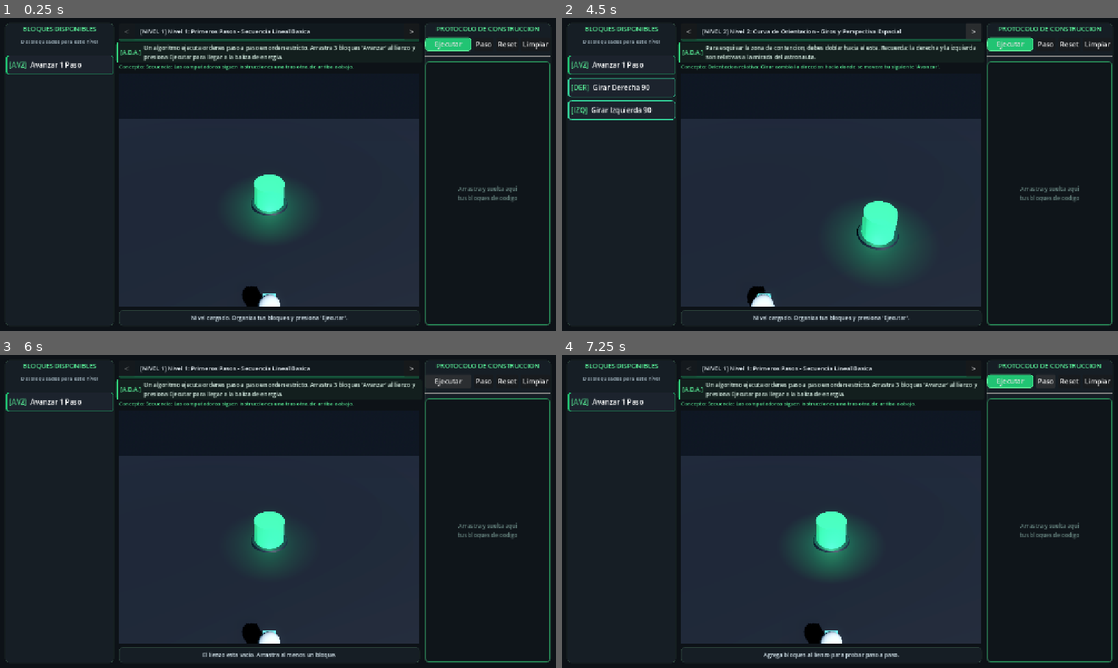
Above: before the commit, frames 1-4 (two rows, left to right).
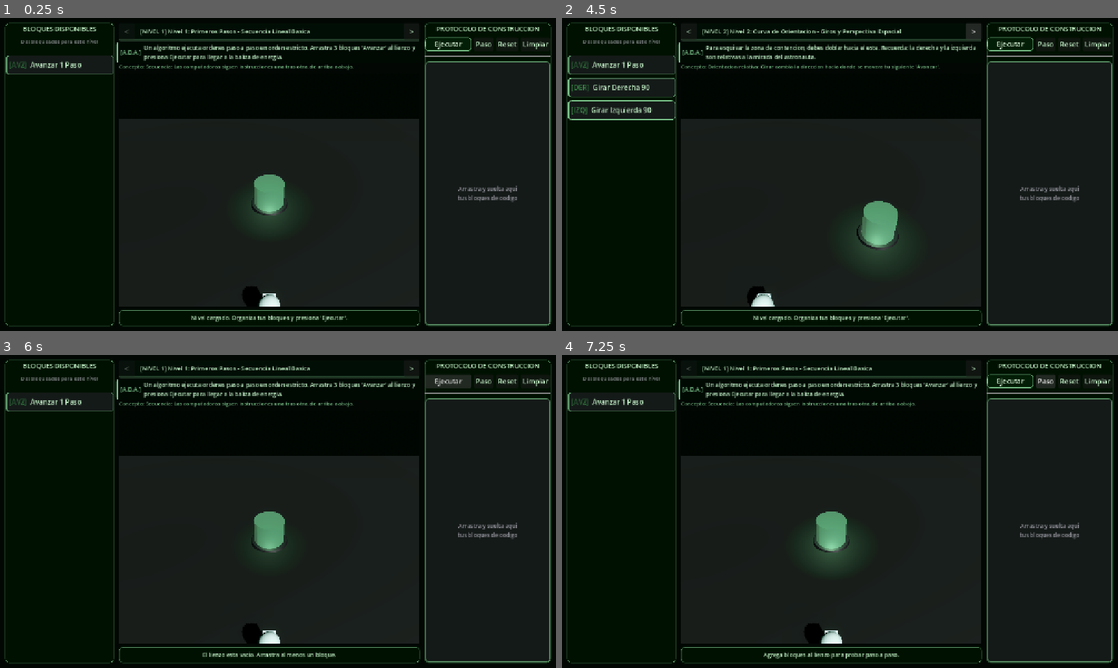
Above: after the commit, the same moments.

Repository: LeaGaj04/spido-code-0
Game: Godot game, scene res://escenas/principal.tscn
The game is run twice, just before and just after one commit, with the same random seed, the same clock (stepped at 60 frames per second) and the same inputs.
Inputs:
- Up to frame 1 (0.25 s): no input
- Up to frame 2 (4.5 s): click ">" at 0.5 s; click "<" at 1.25 s; click "Ejecutar" at 2 s; click "Paso" at 2.75 s; click "Limpiar" at 3.5 s; click ">" at 4.25 s
- Up to frame 3 (6 s): click "<" at 5 s; click "Ejecutar" at 5.75 s
- Up to frame 4 (7.25 s): click "Paso" at 6.5 s

The runs differ from the first frame. In frame 1, 69% of the frame differs, in the area x 1-99%, y 1-99%; in frame 2, 67%; in frame 3, 69%; in frame 4, 69%.

Commit message:
style: aplicar paleta exacta oficial de verdes y grises de SpidoCode

Diff:
--- a/escenas/astronauta_ingeniero.tscn
+++ b/escenas/astronauta_ingeniero.tscn
@@ -1,9 +1,9 @@
-[gd_scene format=3 uid="uid://b23gaa0as1001"]
+[gd_scene load_steps=12 format=3 uid="uid://b23gaa0as1001"]
 
 [ext_resource type="Script" path="res://scripts/astronauta_ingeniero.gd" id="1_script"]
 
 [sub_resource type="StandardMaterial3D" id="MatTraje"]
-albedo_color = Color(0.82, 0.86, 0.90, 1)
+albedo_color = Color(0.76, 0.79, 0.82, 1)
 roughness = 0.4
 
 [sub_resource type="CapsuleMesh" id="MeshCuerpo"]
@@ -12,7 +12,7 @@
 height = 1.1
 
 [sub_resource type="StandardMaterial3D" id="MatCasco"]
-albedo_color = Color(0.90, 0.93, 0.96, 1)
+albedo_color = Color(0.85, 0.88, 0.9, 1)
 roughness = 0.2
 
 [sub_resource type="SphereMesh" id="MeshCasco"]
@@ -21,33 +21,33 @@
 height = 0.64
 
 [sub_resource type="StandardMaterial3D" id="MatVisor"]
-albedo_color = Color(0.13, 0.77, 0.45, 1)
+albedo_color = Color(0.3, 0.95, 0.6, 1)
 emission_enabled = true
-emission = Color(0.13, 0.77, 0.45, 1)
-emission_energy_multiplier = 2.0
+emission = Color(0.3, 0.95, 0.6, 1)
+emission_energy_multiplier = 1.8
 roughness = 0.1
 
 [sub_resource type="BoxMesh" id="MeshVisor"]
 material = SubResource("MatVisor")
-size = Vector3(0.38, 0.20, 0.12)
+size = Vector3(0.38, 0.2, 0.12)
 
 [sub_resource type="StandardMaterial3D" id="MatMochila"]
-albedo_color = Color(0.18, 0.22, 0.27, 1)
+albedo_color = Color(0.11, 0.11, 0.12, 1)
 roughness = 0.6
 
 [sub_resource type="BoxMesh" id="MeshMochila"]
 material = SubResource("MatMochila")
-size = Vector3(0.50, 0.65, 0.25)
+size = Vector3(0.5, 0.65, 0.25)
 
 [sub_resource type="StandardMaterial3D" id="MatTanque"]
-albedo_color = Color(0.65, 0.72, 0.78, 1)
+albedo_color = Color(0.58, 0.58, 0.61, 1)
 metallic = 0.3
 
 [sub_resource type="CylinderMesh" id="MeshTanque"]
 material = SubResource("MatTanque")
 top_radius = 0.08
 bottom_radius = 0.08
-height = 0.60
+height = 0.6
 
 [node name="Astronauta" type="Node3D"]
 script = ExtResource("1_script")
--- a/escenas/baliza_meta.tscn
+++ b/escenas/baliza_meta.tscn
@@ -1,29 +1,29 @@
-[gd_scene format=3 uid="uid://dm0k2ala35004"]
+[gd_scene load_steps=7 format=3 uid="uid://dm0k19la35004"]
 
 [ext_resource type="Script" path="res://scripts/baliza_meta.gd" id="1_script"]
 
 [sub_resource type="StandardMaterial3D" id="MatBaseBaliza"]
-albedo_color = Color(0.12, 0.16, 0.20, 1)
+albedo_color = Color(0.11, 0.11, 0.12, 1)
 roughness = 0.5
 
 [sub_resource type="CylinderMesh" id="MeshBaseBaliza"]
 material = SubResource("MatBaseBaliza")
 top_radius = 0.85
-bottom_radius = 0.90
+bottom_radius = 0.9
 height = 0.08
 
 [sub_resource type="StandardMaterial3D" id="MatLuzBaliza"]
 transparency = 1
-albedo_color = Color(0.15, 0.85, 0.45, 0.45)
+albedo_color = Color(0.15, 0.45, 0.3, 0.4)
 emission_enabled = true
-emission = Color(0.15, 0.85, 0.45, 1)
-emission_energy_multiplier = 1.5
+emission = Color(0.372549, 0.592157, 0.419608, 1)
+emission_energy_multiplier = 1.0
 
 [sub_resource type="CylinderMesh" id="MeshLuzBaliza"]
 material = SubResource("MatLuzBaliza")
-top_radius = 0.70
-bottom_radius = 0.70
-height = 1.20
+top_radius = 0.7
+bottom_radius = 0.7
+height = 1.2
 
 [node name="BalizaMeta" type="Node3D"]
 script = ExtResource("1_script")
@@ -32,11 +32,11 @@
 mesh = SubResource("MeshBaseBaliza")
 
 [node name="CilindroLuz" type="MeshInstance3D" parent="."]
-transform = Transform3D(1, 0, 0, 0, 1, 0, 0, 0, 1, 0, 0.60, 0)
+transform = Transform3D(1, 0, 0, 0, 1, 0, 0, 0, 1, 0, 0.6, 0)
 mesh = SubResource("MeshLuzBaliza")
 
 [node name="OmniLight3D" type="OmniLight3D" parent="."]
-transform = Transform3D(1, 0, 0, 0, 1, 0, 0, 0, 1, 0, 0.80, 0)
-light_color = Color(0.2, 0.95, 0.5, 1)
-light_energy = 1.2
+transform = Transform3D(1, 0, 0, 0, 1, 0, 0, 0, 1, 0, 0.8, 0)
+light_color = Color(0.48, 0.76, 0.54, 1)
+light_energy = 1.0
 omni_range = 3.0
--- a/escenas/bloque_item.tscn
+++ b/escenas/bloque_item.tscn
@@ -15,7 +15,7 @@
 
 [node name="Prefijo" type="Label" parent="HBox"]
 layout_mode = 2
-theme_override_colors/font_color = Color(0.35, 0.95, 0.60, 1)
+theme_override_colors/font_color = Color(0.48, 0.76, 0.54, 1)
 text = "[AVZ]"
 horizontal_alignment = 1
 vertical_alignment = 1
@@ -23,11 +23,14 @@
 [node name="Titulo" type="Label" parent="HBox"]
 layout_mode = 2
 size_flags_horizontal = 3
+theme_override_colors/font_color = Color(0.760784, 0.937255, 0.776471, 1)
 text = "Avanzar 1 Paso"
 vertical_alignment = 1
 
 [node name="BtnEliminar" type="Button" parent="HBox"]
 custom_minimum_size = Vector2(28, 28)
 layout_mode = 2
+theme_override_colors/font_color = Color(0.58, 0.58, 0.61, 1)
+theme_override_colors/font_hover_color = Color(0.9, 1, 0.9, 1)
 text = "X"
 flat = true
--- a/escenas/mesa_ensamblaje.tscn
+++ b/escenas/mesa_ensamblaje.tscn
@@ -1,9 +1,9 @@
-[gd_scene format=3 uid="uid://df5am12q08003"]
+[gd_scene load_steps=12 format=3 uid="uid://df5am12q08003"]
 
 [ext_resource type="Script" path="res://scripts/mesa_ensamblaje.gd" id="1_script"]
 
 [sub_resource type="StandardMaterial3D" id="MatMesa"]
-albedo_color = Color(0.12, 0.15, 0.19, 1)
+albedo_color = Color(0.082, 0.102, 0.098, 1)
 roughness = 0.5
 metallic = 0.3
 
@@ -12,7 +12,7 @@
 size = Vector3(1.9, 0.2, 1.9)
 
 [sub_resource type="StandardMaterial3D" id="MatSpidVerde"]
-albedo_color = Color(0.12, 0.72, 0.42, 1)
+albedo_color = Color(0.15, 0.45, 0.3, 1)
 roughness = 0.3
 metallic = 0.2
 
@@ -21,7 +21,7 @@
 size = Vector3(1.1, 0.42, 1.3)
 
 [sub_resource type="StandardMaterial3D" id="MatRuedaGris"]
-albedo_color = Color(0.18, 0.22, 0.26, 1)
+albedo_color = Color(0.11, 0.11, 0.12, 1)
 roughness = 0.6
 
 [sub_resource type="CylinderMesh" id="MeshRuedaSpid"]
@@ -31,19 +31,19 @@
 height = 0.2
 
 [sub_resource type="StandardMaterial3D" id="MatSensorVerde"]
-albedo_color = Color(0.25, 0.95, 0.55, 1)
+albedo_color = Color(0.38, 1, 0.6, 1)
 emission_enabled = true
-emission = Color(0.25, 0.95, 0.55, 1)
-emission_energy_multiplier = 2.5
+emission = Color(0.38, 1, 0.6, 1)
+emission_energy_multiplier = 2.0
 
 [sub_resource type="BoxMesh" id="MeshSensorOjo"]
 material = SubResource("MatSensorVerde")
 size = Vector3(0.26, 0.14, 0.12)
 
 [sub_resource type="StandardMaterial3D" id="MatBordeNeon"]
-albedo_color = Color(0.15, 0.85, 0.45, 1)
+albedo_color = Color(0.372549, 0.592157, 0.419608, 1)
 emission_enabled = true
-emission = Color(0.15, 0.85, 0.45, 1)
+emission = Color(0.372549, 0.592157, 0.419608, 1)
 emission_energy_multiplier = 1.0
 
 [sub_resource type="CylinderMesh" id="MeshAnilloNeon"]
@@ -65,7 +65,7 @@
 
 [node name="LuzPlataforma" type="OmniLight3D" parent="."]
 transform = Transform3D(1, 0, 0, 0, 1, 0, 0, 0, 1, 0, 1.2, 0)
-light_color = Color(0.25, 0.85, 0.5, 1)
+light_color = Color(0.48, 0.76, 0.54, 1)
 light_energy = 0.8
 omni_range = 3.5
 
--- a/escenas/mundo_3d.tscn
+++ b/escenas/mundo_3d.tscn
@@ -1,16 +1,16 @@
 [gd_scene load_steps=11 format=3 uid="uid://c83prmwd89004"]
 
 [ext_resource type="Script" path="res://scripts/mundo_3d.gd" id="1_script"]
-[ext_resource type="PackedScene" uid="uid://b23f890as1001" path="res://escenas/astronauta_ingeniero.tscn" id="2_astronauta"]
-[ext_resource type="PackedScene" uid="uid://df49m12q08003" path="res://escenas/mesa_ensamblaje.tscn" id="3_mesa"]
-[ext_resource type="PackedScene" uid="uid://c7m902kj12002" path="res://escenas/pieza_taller.tscn" id="4_pieza"]
+[ext_resource type="PackedScene" uid="uid://b23gaa0as1001" path="res://escenas/astronauta_ingeniero.tscn" id="2_astronauta"]
+[ext_resource type="PackedScene" uid="uid://df5am12q08003" path="res://escenas/mesa_ensamblaje.tscn" id="3_mesa"]
+[ext_resource type="PackedScene" uid="uid://c7na02kj12002" path="res://escenas/pieza_taller.tscn" id="4_pieza"]
 [ext_resource type="PackedScene" uid="uid://dm0k19la35004" path="res://escenas/baliza_meta.tscn" id="5_baliza"]
 
 [sub_resource type="ProceduralSkyMaterial" id="ProceduralSky_1"]
-sky_top_color = Color(0.12, 0.16, 0.20, 1)
-sky_horizon_color = Color(0.20, 0.28, 0.32, 1)
-ground_bottom_color = Color(0.08, 0.10, 0.13, 1)
-ground_horizon_color = Color(0.15, 0.20, 0.24, 1)
+sky_top_color = Color(0.08, 0.12, 0.1, 1)
+sky_horizon_color = Color(0.14, 0.22, 0.18, 1)
+ground_bottom_color = Color(0.04, 0.06, 0.05, 1)
+ground_horizon_color = Color(0.1, 0.16, 0.13, 1)
 
 [sub_resource type="Sky" id="Sky_1"]
 sky_material = SubResource("ProceduralSky_1")
@@ -19,14 +19,14 @@
 background_mode = 2
 sky = SubResource("Sky_1")
 ambient_light_source = 3
-ambient_light_color = Color(0.65, 0.72, 0.78, 1)
+ambient_light_color = Color(0.65, 0.75, 0.7, 1)
 tonemap_mode = 2
 glow_enabled = true
-glow_bloom = 0.2
+glow_bloom = 0.15
 
 [sub_resource type="StandardMaterial3D" id="MatSueloHangar"]
-albedo_color = Color(0.10, 0.13, 0.17, 1)
-roughness = 0.75
+albedo_color = Color(0.06, 0.08, 0.07, 1)
+roughness = 0.8
 metallic = 0.1
 
 [sub_resource type="PlaneMesh" id="MeshSuelo"]
@@ -42,8 +42,8 @@
 
 [node name="DirectionalLight3D" type="DirectionalLight3D" parent="."]
 transform = Transform3D(0.866025, -0.353553, 0.353553, 0, 0.707107, 0.707107, -0.5, -0.612372, 0.612372, 0, 12, 0)
-light_color = Color(0.92, 0.96, 0.98, 1)
-light_energy = 1.1
+light_color = Color(0.92, 0.96, 0.94, 1)
+light_energy = 1.0
 shadow_enabled = true
 
 [node name="Camera3D" type="Camera3D" parent="."]
--- a/escenas/pieza_taller.tscn
+++ b/escenas/pieza_taller.tscn
@@ -1,22 +1,22 @@
-[gd_scene format=3 uid="uid://c7na02kj12002"]
+[gd_scene load_steps=7 format=3 uid="uid://c7na02kj12002"]
 
 [ext_resource type="Script" path="res://scripts/pieza_taller.gd" id="1_script"]
 
 [sub_resource type="StandardMaterial3D" id="MatPedestal"]
-albedo_color = Color(0.18, 0.22, 0.28, 1)
+albedo_color = Color(0.11, 0.11, 0.12, 1)
 roughness = 0.8
 
 [sub_resource type="CylinderMesh" id="MeshPedestal"]
 material = SubResource("MatPedestal")
 top_radius = 0.45
-bottom_radius = 0.50
+bottom_radius = 0.5
 height = 0.25
 
 [sub_resource type="StandardMaterial3D" id="MatPiezaVerde"]
-albedo_color = Color(0.12, 0.72, 0.42, 1)
+albedo_color = Color(0.15, 0.45, 0.3, 1)
 roughness = 0.3
 emission_enabled = true
-emission = Color(0.12, 0.72, 0.42, 1)
+emission = Color(0.372549, 0.592157, 0.419608, 1)
 emission_energy_multiplier = 0.8
 
 [sub_resource type="BoxMesh" id="MeshCuboPieza"]
@@ -24,7 +24,7 @@
 size = Vector3(0.5, 0.5, 0.5)
 
 [sub_resource type="StandardMaterial3D" id="MatDetalleGris"]
-albedo_color = Color(0.7, 0.75, 0.8, 1)
+albedo_color = Color(0.58, 0.58, 0.61, 1)
 metallic = 0.4
 
 [sub_resource type="CylinderMesh" id="MeshDetalle"]
--- a/escenas/principal.tscn
+++ b/escenas/principal.tscn
@@ -6,28 +6,30 @@
 [ext_resource type="Script" path="res://scripts/lienzo_codigo.gd" id="4_lienzo"]
 
 [sub_resource type="StyleBoxFlat" id="StyleBoxFlat_PanelGris"]
-bg_color = Color(0.09, 0.12, 0.15, 0.95)
+bg_color = Color(0, 0.0666667, 0, 0.760784)
 border_width_left = 1
 border_width_top = 1
 border_width_right = 1
 border_width_bottom = 1
-border_color = Color(0.18, 0.28, 0.24, 1)
+border_color = Color(0.372549, 0.592157, 0.419608, 0.95)
 corner_radius_top_left = 8
 corner_radius_top_right = 8
 corner_radius_bottom_right = 8
 corner_radius_bottom_left = 8
+shadow_color = Color(0.00392157, 0.0901961, 0.0117647, 0.65098)
+shadow_size = 4
 
 [sub_resource type="StyleBoxFlat" id="StyleBoxFlat_BarraNivel"]
-bg_color = Color(0.07, 0.10, 0.12, 0.95)
+bg_color = Color(0.005, 0.055, 0.02, 0.96)
 border_width_bottom = 2
-border_color = Color(0.13, 0.77, 0.45, 1)
+border_color = Color(0.372549, 0.592157, 0.419608, 0.95)
 corner_radius_top_left = 6
 corner_radius_top_right = 6
 
 [sub_resource type="StyleBoxFlat" id="StyleBoxFlat_CajaADA"]
-bg_color = Color(0.08, 0.13, 0.12, 0.90)
+bg_color = Color(0, 0.04, 0.012, 0.85)
 border_width_left = 3
-border_color = Color(0.20, 0.85, 0.50, 1)
+border_color = Color(0.48, 0.76, 0.54, 1)
 corner_radius_top_left = 4
 corner_radius_top_right = 4
 corner_radius_bottom_right = 4
@@ -38,41 +40,43 @@
 expand_margin_bottom = 4.0
 
 [sub_resource type="StyleBoxFlat" id="StyleBoxFlat_BtnEjecutar"]
-bg_color = Color(0.13, 0.77, 0.45, 1)
+bg_color = Color(0.015, 0.12, 0.025, 0.92)
 border_width_left = 1
 border_width_top = 1
 border_width_right = 1
 border_width_bottom = 2
-border_color = Color(0.35, 0.95, 0.60, 1)
+border_color = Color(0.48, 0.76, 0.54, 1)
 corner_radius_top_left = 6
 corner_radius_top_right = 6
 corner_radius_bottom_right = 6
 corner_radius_bottom_left = 6
+shadow_color = Color(0.00392157, 0.0901961, 0.0117647, 0.65098)
+shadow_size = 3
 
 [sub_resource type="StyleBoxFlat" id="StyleBoxFlat_Lienzo"]
-bg_color = Color(0.06, 0.08, 0.10, 0.95)
+bg_color = Color(0.082, 0.102, 0.098, 0.98)
 border_width_left = 2
 border_width_top = 2
 border_width_right = 2
 border_width_bottom = 2
-border_color = Color(0.15, 0.50, 0.32, 1)
+border_color = Color(0.372549, 0.592157, 0.419608, 0.85)
 corner_radius_top_left = 8
 corner_radius_top_right = 8
 corner_radius_bottom_right = 8
 corner_radius_bottom_left = 8
 
 [sub_resource type="StyleBoxFlat" id="StyleBoxFlat_Modal"]
-bg_color = Color(0.08, 0.12, 0.14, 0.98)
+bg_color = Color(0.005, 0.055, 0.02, 0.98)
 border_width_left = 2
 border_width_top = 2
 border_width_right = 2
 border_width_bottom = 2
-border_color = Color(0.35, 0.95, 0.60, 1)
+border_color = Color(0.48, 0.76, 0.54, 1)
 corner_radius_top_left = 12
 corner_radius_top_right = 12
 corner_radius_bottom_right = 12
 corner_radius_bottom_left = 12
-shadow_color = Color(0, 0, 0, 0.6)
+shadow_color = Color(0.00392157, 0.0901961, 0.0117647, 0.85)
 shadow_size = 16
 
 [node name="Principal" type="Control"]
@@ -92,7 +96,7 @@
 anchor_bottom = 1.0
 grow_horizontal = 2
 grow_vertical = 2
-color = Color(0.05, 0.07, 0.09, 1)
+color = Color(0.01, 0.03, 0.015, 1)
 
 [node name="HSplit" type="HBoxContainer" parent="."]
 layout_mode = 1
@@ -118,14 +122,14 @@
 
 [node name="Titulo" type="Label" parent="HSplit/PanelIzquierdo/VBox"]
 layout_mode = 2
-theme_override_colors/font_color = Color(0.35, 0.95, 0.60, 1)
+theme_override_colors/font_color = Color(0.760784, 0.937255, 0.776471, 1)
 theme_override_font_sizes/font_size = 15
 text = "BLOQUES DISPONIBLES"
 horizontal_alignment = 1
 
 [node name="Subtitulo" type="Label" parent="HSplit/PanelIzquierdo/VBox"]
 layout_mode = 2
-theme_override_colors/font_color = Color(0.70, 0.78, 0.82, 1)
+theme_override_colors/font_color = Color(0.58, 0.58, 0.61, 1)
 theme_override_font_sizes/font_size = 12
 text = "Desbloqueados para este nivel"
 horizontal_alignment = 1
@@ -161,13 +165,14 @@
 unique_name_in_owner = true
 custom_minimum_size = Vector2(36, 0)
 layout_mode = 2
+theme_override_colors/font_color = Color(0.760784, 0.937255, 0.776471, 1)
 text = "<"
 
 [node name="LabelNivelTitulo" type="Label" parent="HSplit/PanelCentral/BarraNivel/HBox"]
 unique_name_in_owner = true
 layout_mode = 2
 size_flags_horizontal = 3
-theme_override_colors/font_color = Color(0.92, 0.96, 0.98, 1)
+theme_override_colors/font_color = Color(0.760784, 0.937255, 0.776471, 1)
 theme_override_font_sizes/font_size = 14
 text = "[NIVEL 1] Primeros Pasos"
 vertical_alignment = 1
@@ -176,6 +181,7 @@
 unique_name_in_owner = true
 custom_minimum_size = Vector2(36, 0)
 layout_mode = 2
+theme_override_colors/font_color = Color(0.760784, 0.937255, 0.776471, 1)
 text = ">"
 
 [node name="CajaADA" type="VBoxContainer" parent="HSplit/PanelCentral"]
@@ -192,7 +198,7 @@
 
 [node name="IconoADA" type="Label" parent="HSplit/PanelCentral/CajaADA/PanelADA/HBox"]
 layout_mode = 2
-theme_override_colors/font_color = Color(0.35, 0.95, 0.60, 1)
+theme_override_colors/font_color = Color(0.48, 0.76, 0.54, 1)
 theme_override_font_sizes/font_size = 13
 text = "[A.D.A.]"
 
@@ -200,7 +206,7 @@
 unique_name_in_owner = true
 layout_mode = 2
 size_flags_horizontal = 3
-theme_override_colors/font_color = Color(0.85, 0.94, 0.90, 1)
+theme_override_colors/font_color = Color(0.760784, 0.937255, 0.776471, 1)
 theme_override_font_sizes/font_size = 13
 text = "Instruccion didactica de A.D.A."
 autowrap_mode = 3
@@ -208,7 +214,7 @@
 [node name="LabelConcepto" type="Label" parent="HSplit/PanelCentral/CajaADA"]
 unique_name_in_owner = true
 layout_mode = 2
-theme_override_colors/font_color = Color(0.35, 0.95, 0.60, 1)
+theme_override_colors/font_color = Color(0.48, 0.76, 0.54, 1)
 theme_override_font_sizes/font_size = 12
 text = "Concepto: Secuencia lineal"
 
@@ -233,7 +239,7 @@
 [node name="LabelEstado" type="Label" parent="HSplit/PanelCentral/BarraEstado"]
 unique_name_in_owner = true
 layout_mode = 2
-theme_override_colors/font_color = Color(0.85, 0.92, 0.95, 1)
+theme_override_colors/font_color = Color(0.760784, 0.937255, 0.776471, 1)
 theme_override_font_sizes/font_size = 13
 text = "Astronauta listo en el hangar de montaje."
 horizontal_alignment = 1
@@ -250,7 +256,7 @@
 
 [node name="Titulo" type="Label" parent="HSplit/PanelDerecho/VBox"]
 layout_mode = 2
-theme_override_colors/font_color = Color(0.35, 0.95, 0.60, 1)
+theme_override_colors/font_color = Color(0.760784, 0.937255, 0.776471, 1)
 theme_override_font_sizes/font_size = 15
 text = "PROTOCOLO DE CONSTRUCCION"
 horizontal_alignment = 1
@@ -263,22 +269,26 @@
 unique_name_in_owner = true
 layout_mode = 2
 size_flags_horizontal = 3
+theme_override_colors/font_color = Color(0.9, 1, 0.9, 1)
 theme_override_styles/normal = SubResource("StyleBoxFlat_BtnEjecutar")
 text = "Ejecutar"
 
 [node name="BtnPaso" type="Button" parent="HSplit/PanelDerecho/VBox/BarraBotones"]
 unique_name_in_owner = true
 layout_mode = 2
+theme_override_colors/font_color = Color(0.760784, 0.937255, 0.776471, 1)
 text = "Paso"
 
 [node name="BtnReiniciar" type="Button" parent="HSplit/PanelDerecho/VBox/BarraBotones"]
 unique_name_in_owner = true
 layout_mode = 2
+theme_override_colors/font_color = Color(0.760784, 0.937255, 0.776471, 1)
 text = "Reset"
 
 [node name="BtnLimpiar" type="Button" parent="HSplit/PanelDerecho/VBox/BarraBotones"]
 unique_name_in_owner = true
 layout_mode = 2
+theme_override_colors/font_color = Color(0.760784, 0.937255, 0.776471, 1)
 text = "Limpiar"
 
 [node name="Separador" type="HSeparator" parent="HSplit/PanelDerecho/VBox"]
@@ -304,7 +314,7 @@
 [node name="LabelVacio" type="Label" parent="HSplit/PanelDerecho/VBox/LienzoCodigo/Scroll/ContenedorBloques"]
 layout_mode = 2
 size_flags_vertical = 6
-theme_override_colors/font_color = Color(0.40, 0.52, 0.50, 1)
+theme_override_colors/font_color = Color(0.58, 0.58, 0.61, 1)
 theme_override_font_sizes/font_size = 13
 text = "Arrastra y suelta aqui
 tus bloques de codigo"
@@ -334,7 +344,7 @@
 
 [node name="LabelTitulo" type="Label" parent="ModalVictoria/VBox"]
 layout_mode = 2
-theme_override_colors/font_color = Color(0.35, 0.95, 0.60, 1)
+theme_override_colors/font_color = Color(0.48, 0.76, 0.54, 1)
 theme_override_font_sizes/font_size = 20
 text = "[!] MISION CUMPLIDA"
 horizontal_alignment = 1
@@ -342,6 +352,7 @@
 [node name="LabelEstrellas" type="Label" parent="ModalVictoria/VBox"]
 unique_name_in_owner = true
 layout_mode = 2
+theme_override_colors/font_color = Color(0.760784, 0.937255, 0.776471, 1)
 theme_override_font_sizes/font_size = 22
 text = "[*] [*] [*]"
 horizontal_alignment = 1
@@ -349,7 +360,7 @@
 [node name="LabelDetalle" type="Label" parent="ModalVictoria/VBox"]
 unique_name_in_owner = true
 layout_mode = 2
-theme_override_colors/font_color = Color(0.85, 0.92, 0.95, 1)
+theme_override_colors/font_color = Color(0.760784, 0.937255, 0.776471, 1)
 theme_override_font_sizes/font_size = 13
 text = "Detalle del aprendizaje..."
 horizontal_alignment = 1
@@ -365,11 +376,13 @@
 unique_name_in_owner = true
 layout_mode = 2
 size_flags_horizontal = 3
+theme_override_colors/font_color = Color(0.760784, 0.937255, 0.776471, 1)
 text = "Reintentar"
 
 [node name="BtnModalSiguiente" type="Button" parent="ModalVictoria/VBox/HBox"]
 unique_name_in_owner = true
 layout_mode = 2
 size_flags_horizontal = 3
+theme_override_colors/font_color = Color(0.9, 1, 0.9, 1)
 theme_override_styles/normal = SubResource("StyleBoxFlat_BtnEjecutar")
 text = "Siguiente Mision"
--- a/scripts/bloque_item.gd
+++ b/scripts/bloque_item.gd
@@ -6,7 +6,7 @@
 @export var id_comando: String = "AVANZAR"
 @export var titulo: String = "Avanzar 1 Paso"
 @export var prefijo: String = "[AVZ]"
-@export var color_borde: Color = Color(0.13, 0.77, 0.45)
+@export var color_borde: Color = Color(0.372549, 0.592157, 0.419608, 0.95)
 @export var es_de_paleta: bool = false
 
 @onready var label_prefijo: Label = $HBox/Prefijo
@@ -38,14 +38,16 @@
 func actualizar_vista() -> void:
 	if is_instance_valid(label_prefijo):
 		label_prefijo.text = prefijo
+		label_prefijo.modulate = color_borde
 	if is_instance_valid(label_titulo):
 		label_titulo.text = titulo
 	if is_instance_valid(btn_eliminar):
 		btn_eliminar.visible = not es_de_paleta
 
 func _configurar_estilos() -> void:
+	# Base de color gris grafito de SpidoCode (Color(0.082, 0.102, 0.098, 0.98))
 	style_box_normal = StyleBoxFlat.new()
-	style_box_normal.bg_color = Color(0.11, 0.14, 0.18, 0.95)
+	style_box_normal.bg_color = Color(0.082, 0.102, 0.098, 0.98)
 	style_box_normal.set_corner_radius_all(6)
 	style_box_normal.set_content_margin_all(8)
 	style_box_normal.border_width_left = 4
@@ -53,10 +55,13 @@
 	style_box_normal.border_width_right = 1
 	style_box_normal.border_width_bottom = 1
 	style_box_normal.border_color = color_borde
+	style_box_normal.shadow_color = Color(0.00392, 0.0902, 0.01176, 0.65)
+	style_box_normal.shadow_size = 2
 
+	# Estado activo con el verde hover de SpidoCode
 	style_box_activo = style_box_normal.duplicate()
-	style_box_activo.bg_color = Color(0.14, 0.22, 0.20, 1.0)
-	style_box_activo.border_color = Color(0.35, 1.0, 0.6)
+	style_box_activo.bg_color = Color(0.015, 0.12, 0.025, 0.95)
+	style_box_activo.border_color = Color(0.48, 0.76, 0.54, 1.0)
 	style_box_activo.border_width_left = 6
 	style_box_activo.border_width_top = 2
 	style_box_activo.border_width_right = 2
@@ -84,9 +89,10 @@
 	var hbox = HBoxContainer.new()
 	var l_pref = Label.new()
 	l_pref.text = prefijo
+	l_pref.modulate = color_borde
 	var l_tit = Label.new()
 	l_tit.text = titulo
-	l_tit.modulate = Color(0.95, 0.98, 1.0)
+	l_tit.modulate = Color(0.760784, 0.937255, 0.776471, 1.0)
 	hbox.add_child(l_pref)
 	hbox.add_child(l_tit)
 	preview.add_child(hbox)
--- a/scripts/controlador_principal.gd
+++ b/scripts/controlador_principal.gd
@@ -36,14 +36,14 @@
 var indice_paso_actual: int = 0
 var errores_durante_ejecucion: int = 0
 
-# Diccionario maestro de comandos didacticos (sin emojis)
+# Paleta exacta SpidoCode (Verdes y Grises oficiales)
 const COMANDOS_DISPONIBLES = {
-	"AVANZAR": {"tit": "Avanzar 1 Paso", "prefijo": "[AVZ]", "color": Color(0.13, 0.77, 0.45)},
-	"RETROCEDER": {"tit": "Retroceder 1 Paso", "prefijo": "[RET]", "color": Color(0.55, 0.62, 0.70)},
-	"GIRAR_DER": {"tit": "Girar Derecha 90", "prefijo": "[DER]", "color": Color(0.20, 0.82, 0.60)},
-	"GIRAR_IZQ": {"tit": "Girar Izquierda 90", "prefijo": "[IZQ]", "color": Color(0.20, 0.82, 0.60)},
-	"TOMAR_PIEZA": {"tit": "Tomar Pieza", "prefijo": "[TOM]", "color": Color(0.18, 0.85, 0.35)},
-	"ENSAMBLAR": {"tit": "Ensamblar en Spid", "prefijo": "[ENS]", "color": Color(0.30, 0.95, 0.50)}
+	"AVANZAR": {"tit": "Avanzar 1 Paso", "prefijo": "[AVZ]", "color": Color(0.372549, 0.592157, 0.419608, 1.0)},
+	"RETROCEDER": {"tit": "Retroceder 1 Paso", "prefijo": "[RET]", "color": Color(0.58, 0.58, 0.61, 1.0)},
+	"GIRAR_DER": {"tit": "Girar Derecha 90", "prefijo": "[DER]", "color": Color(0.48, 0.76, 0.54, 1.0)},
+	"GIRAR_IZQ": {"tit": "Girar Izquierda 90", "prefijo": "[IZQ]", "color": Color(0.48, 0.76, 0.54, 1.0)},
+	"TOMAR_PIEZA": {"tit": "Tomar Pieza", "prefijo": "[TOM]", "color": Color(0.30, 0.95, 0.60, 1.0)},
+	"ENSAMBLAR": {"tit": "Ensamblar en Spid", "prefijo": "[ENS]", "color": Color(0.38, 1.0, 0.60, 1.0)}
 }
 
 func _ready() -> void:
@@ -59,7 +59,7 @@
 	indice_nivel_actual = indice
 	var nivel = niveles[indice_nivel_actual]
 
-	# Actualizar cabecera didactica
+	# Actualizar cabecera didactica con tipografia y colores de SpidoCode
 	label_nivel_titulo.text = "[NIVEL %d] %s - %s" % [nivel.id, nivel.titulo, nivel.subtitulo]
 	label_ada_texto.text = nivel.instruccion
 	label_concepto.text = "Concepto: %s" % nivel.concepto_clave
